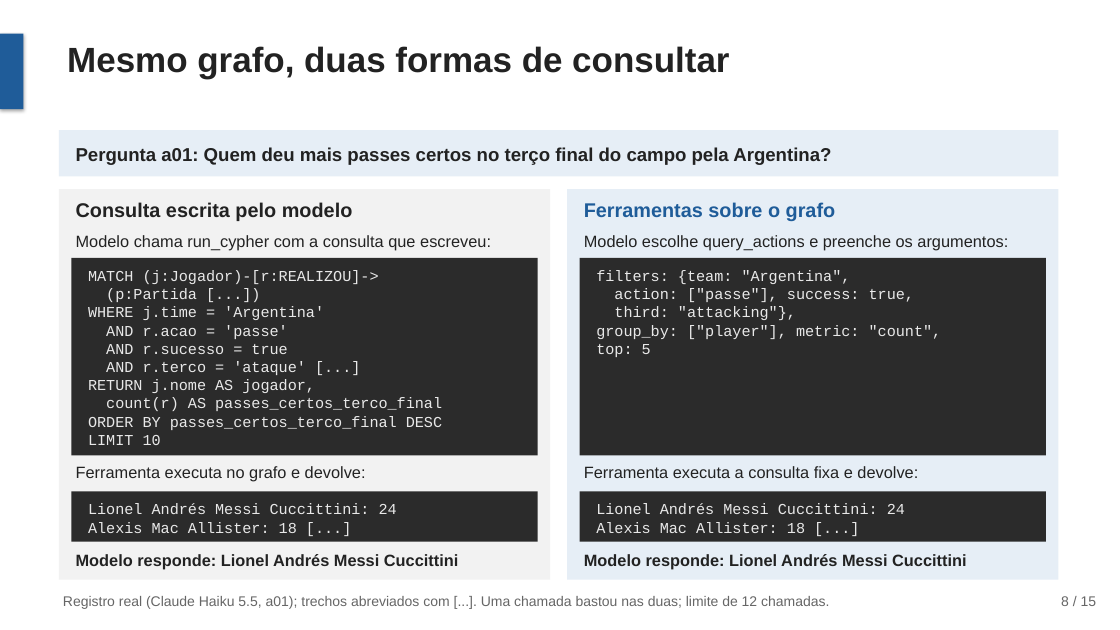
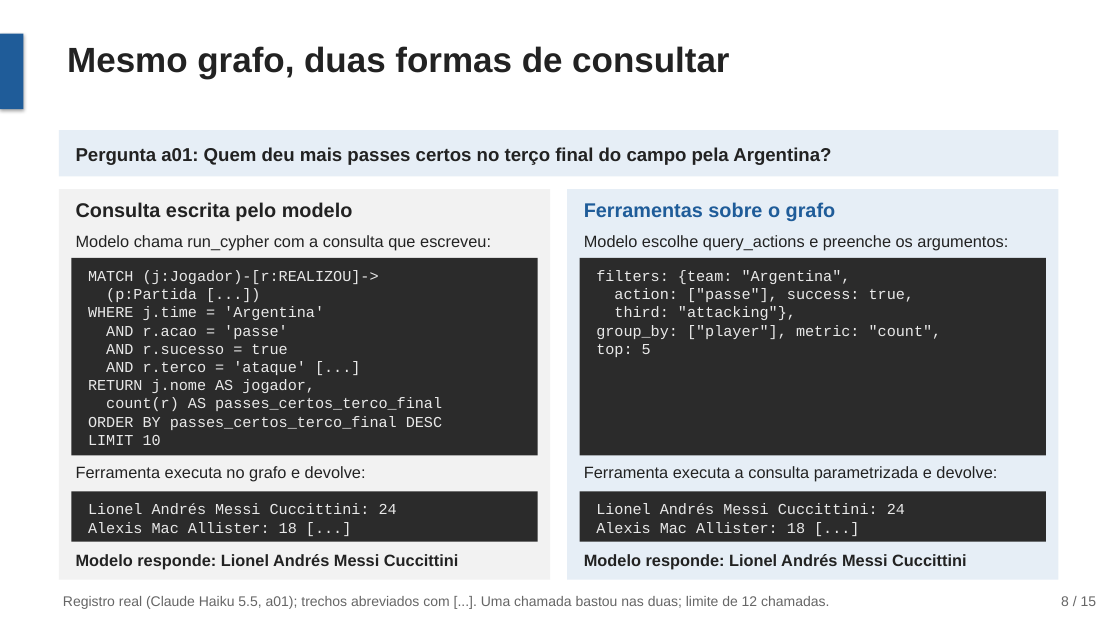
Before and after one commit to joaowinderfeldbussolotto/football-tactics-knowledge-graph, a slide deck: slide 8 of apresentacao/apresentacao.pptx. Drawn at 1120x630 pixels with LibreOffice and Linux fonts; fonts in the diff are those of the drawing. Boxes give left, top, right and bottom in pixels: in the first picture for what was removed or moved away, otherwise in the second. Text is boxed around its words. In the diff, an @@ line names an element or a change of style, - is before the commit and + after.

```diff
--- a/apresentacao/apresentacao.pptx
+++ b/apresentacao/apresentacao.pptx
@@ text at (584,466,997,481): text changed @@
-Ferramenta executa a consulta fixa e devolve:
+Ferramenta executa a consulta parametrizada e devolve:
```
Also in this commit, not shown: 8 other slides changed, 2 other files.
